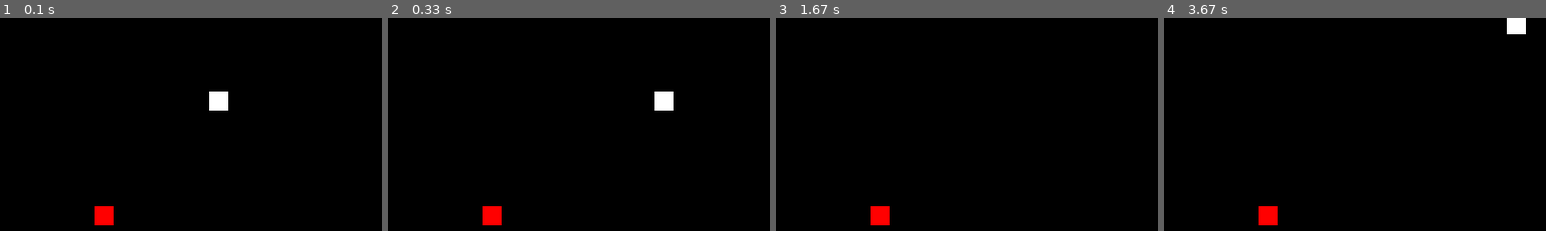
Above: before the commit, frames 1-4 (left to right).
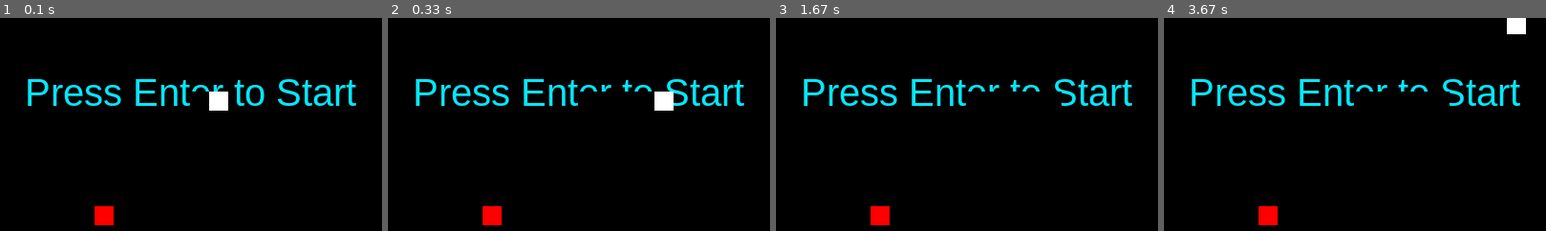
Above: after the commit, the same moments.

Repository: theyeeman/snake-pygame
Game: pygame game, started from main.py
Same seed, same stepped clock (60 frames per second), same inputs: the game is played once before the commit and once after it.
Inputs:
- Up to frame 1 (0.1 s): no input
- Up to frame 2 (0.33 s): no input
- Up to frame 3 (1.67 s): tap S at 0.33 s; hold Right 0.67-1.13 s; hold Up 1.17-1.47 s; hold Right from 1.5 s (still down)
- Up to frame 4 (3.67 s): release Right at 1.97 s; hold Up 2-2.53 s; tap A at 2.57 s; hold Down 2.9-3.2 s; hold Left 3.23-3.63 s
The pictures show only the part of the screen within x 25-75%, y 50-100%; the shares and areas given below are measured in that part.

The runs differ from the first frame. In frame 1, 3.5% of the frame differs, in the area x 7-94%, y 28-42%; in frame 2, 3.2%; in frame 3, 3.2%; in frame 4, 3.2%.

Commit message:
add extra init text and functionality to text_to_buffer()

Diff:
--- a/Engine/screen.py
+++ b/Engine/screen.py
@@ -1,3 +1,4 @@
+from tkinter.tix import TEXT
 from pygame import Color, display, draw, font
 
 BACKGROUND_COLOR = Color(0, 0, 0, 255)
@@ -59,7 +60,7 @@
 
         self.set_pixel_in_buffer(snake.food, FOOD_COLOR)
         self.score_to_buffer(0)
-
+        self.text_to_buffer('Press Enter to Start', TEXT_COLOR, self.scale*2, self.width, self.height, centered=True)
         self.update()
 
     def clear_info_bar(self):
@@ -68,8 +69,13 @@
 
     def score_to_buffer(self, score):
         self.clear_info_bar()
-        self.text_to_buffer("Score: " + str(score), 0, 0, TEXT_COLOR)
+        self.text_to_buffer("Score: "+str(score), TEXT_COLOR, self.scale-1, 0, 0)
 
-    def text_to_buffer(self, text, x, y, color):
-        rendered_text = font.SysFont('arial', self.scale - 1).render(str(text), True, color)
-        self.surface.blit(rendered_text, (x, y))
+    def text_to_buffer(self, text, color, size, x, y, centered=False):
+        rendered_text = font.SysFont('arial', size).render(str(text), True, color)
+
+        if centered:
+            text_rect = rendered_text.get_rect(center=(x//2, y//2))
+            self.surface.blit(rendered_text, text_rect)
+        else:
+            self.surface.blit(rendered_text, (x, y))
